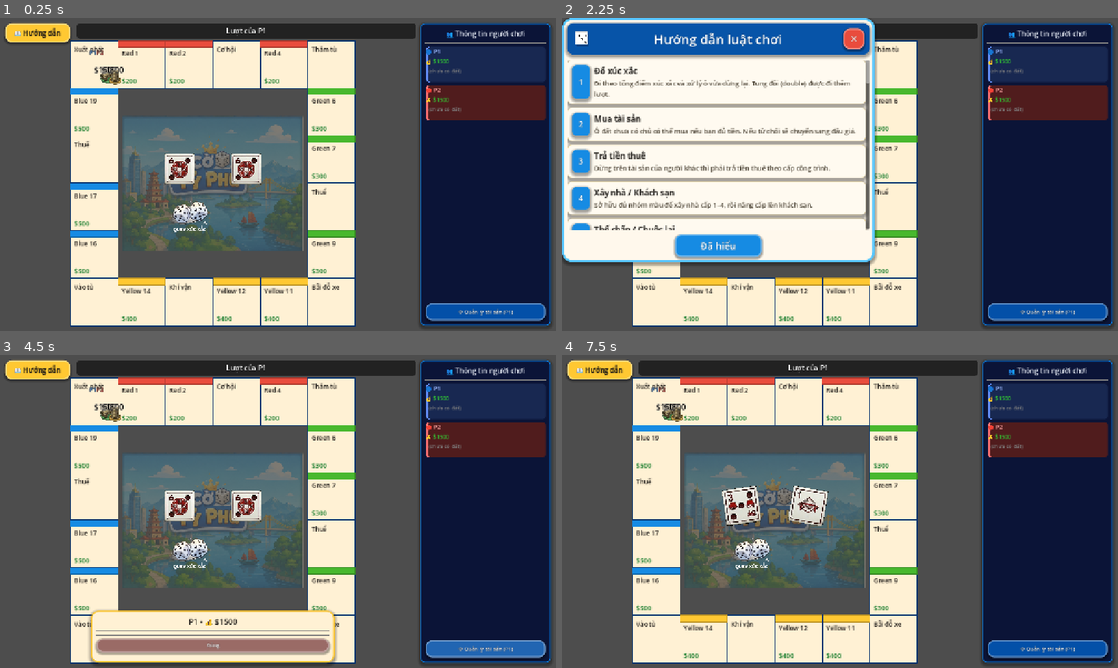
Above: before the commit, frames 1-4 (two rows, left to right).
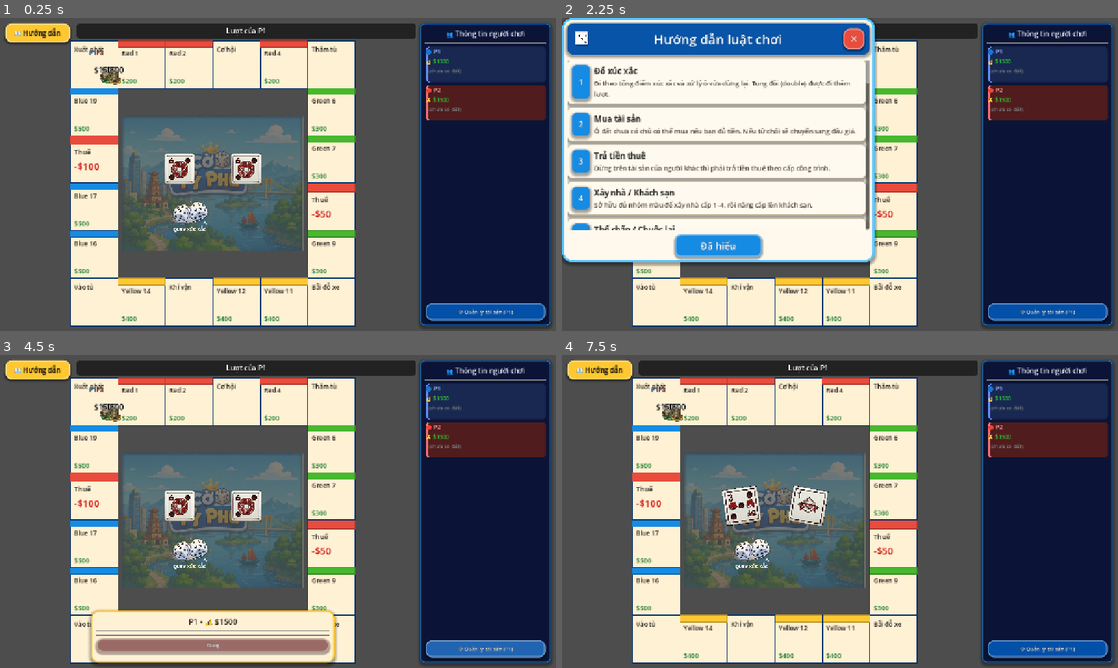
Above: after the commit, the same moments.

Repository: LeDaiNhan-23130215/Monopolime
Game: Godot game, scene res://monopolime.tscn
The game is run twice, just before and just after one commit, with the same random seed, the same clock (stepped at 60 frames per second) and the same inputs.
Inputs (mouse positions are in pixels of both pictures, inside the frame that each line leads up to):
- Up to frame 1 (0.25 s): no input
- Up to frame 2 (2.25 s): click "⚙ Quản lý tài sản (P1)" at 0.5 s; click "Đóng" at 1.25 s; click "📖 Hướng dẫn" at 2 s
- Up to frame 3 (4.5 s): click (211, 552) at 2.75 s; click "✕" at 3.5 s; click "⚙ Quản lý tài sản (P1)" at 4.25 s
- Up to frame 4 (7.5 s): click "Đóng" at 5 s; click "📖 Hướng dẫn" at 5.75 s; click "Đã hiểu" at 6.5 s; click (773, 552) at 7.25 s

The runs differ from the first frame. In frame 1, 0.7% of the frame differs, in the area x 12-64%, y 37-64%; in frame 2, 0.3%; in frame 3, 0.7%; in frame 4, 0.7%.

Commit message:
update: thêm vào trừ tiền hai ô thuế, thêm hiệu ứng trừ tiền để người chơi biết mình bị trừ tiền

Diff:
--- a/Cells/PropertyCell.gd
+++ b/Cells/PropertyCell.gd
@@ -206,13 +206,15 @@
 	if property_owner != null:
 		var pc = CoTyPhuPalette.player_color(property_owner.player_id)
 
-		# Nền màu nhạt
-		draw_rect(Rect2(0, 14, 100, 86), Color(pc.r, pc.g, pc.b, 0.15))
-		# Viền sáng
-		draw_rect(Rect2(0, 0, 100, 100), Color(pc.r, pc.g, pc.b, 0.85), false, 2.5)
+		# Nền màu đậm hơn để thấy rõ ai là chủ
+		draw_rect(Rect2(0, 14, 100, 86), Color(pc.r, pc.g, pc.b, 0.45))
+		# Dải màu đậm dưới đáy ô làm dấu chủ sở hữu nổi bật
+		draw_rect(Rect2(0, 86, 100, 14), pc)
+		# Viền dày, đậm bao quanh ô
+		draw_rect(Rect2(0, 0, 100, 100), pc.darkened(0.15), false, 4.0)
 		# Chấm tròn góc dưới phải
-		draw_circle(Vector2(88, 88), 7, pc)
-		draw_circle(Vector2(88, 88), 5, Color(1, 1, 1, 0.9))
+		draw_circle(Vector2(88, 88), 8, pc.darkened(0.2))
+		draw_circle(Vector2(88, 88), 5, Color(1, 1, 1, 0.95))
 
 	if is_mortgaged:
 		draw_rect(Rect2(0, 0, 100, 100), Color(0.1, 0.1, 0.1, 0.55))
--- a/Cells/TaxCell.gd
+++ b/Cells/TaxCell.gd
@@ -6,8 +6,49 @@
 
 	player.deduct_money(data.tax_amount)
 
+	# Hiệu ứng số tiền bay lên trên quân cờ (âm = trừ tiền, hiện màu đỏ)
+	if player.token and player.token.has_method("show_floating_money"):
+		player.token.show_floating_money(-data.tax_amount)
+
 	print(
 		player.name,
 		" đóng thuế ",
 		data.tax_amount
 	)
+
+
+func _draw():
+
+	# Vẽ nền + tên ô như Cell gốc
+	draw_rect(Rect2(0, 0, 100, 100), CoTyPhuPalette.CREAM, true)
+	draw_rect(Rect2(0, 0, 100, 100), CoTyPhuPalette.DEEP_BLUE, false, 2.0)
+
+	# Thanh tiêu đề màu đỏ cho ô thuế
+	draw_rect(Rect2(0, 0, 100, 18), CoTyPhuPalette.RED)
+	draw_rect(Rect2(0, 0, 100, 18), CoTyPhuPalette.RED.darkened(0.25), false, 1.0)
+
+	if data == null:
+		return
+
+	# Tên ô (Việt hóa: "Thuế")
+	draw_string(
+		ThemeDB.fallback_font,
+		Vector2(8, 40),
+		CoTyPhuPalette.display_name(data.cell_name),
+		HORIZONTAL_ALIGNMENT_LEFT,
+		84, 14,
+		CoTyPhuPalette.TEXT_DARK
+	)
+
+	# Số tiền thuế phải trả
+	var amount := 0
+	if data is TaxData:
+		amount = data.tax_amount
+	draw_string(
+		ThemeDB.fallback_font,
+		Vector2(8, 72),
+		"-$" + str(amount),
+		HORIZONTAL_ALIGNMENT_LEFT,
+		84, 20,
+		Color("#CC0000")
+	)
--- a/GameController.gd
+++ b/GameController.gd
@@ -484,6 +484,9 @@
 	# ── Tax ───────────────────────────────────────────────────────────
 	if cell.data is TaxData:
 		player.deduct_money(cell.data.tax_amount)
+		# Hiệu ứng trừ tiền bay lên trên quân cờ
+		if player.token and player.token.has_method("show_floating_money"):
+			player.token.show_floating_money(-cell.data.tax_amount)
 		if ui:
 			ui.show_message(player.name + " đóng thuế $" + str(cell.data.tax_amount))
 		return
@@ -671,8 +674,13 @@
 func process_payment(player: Player, receiver: Player, amount: int, _reason: String):
 	if player.state.balance >= amount:
 		player.deduct_money(amount)
+		# Hiệu ứng trừ tiền cho người trả, cộng tiền cho người nhận
+		if player.token and player.token.has_method("show_floating_money"):
+			player.token.show_floating_money(-amount)
 		if receiver:
 			receiver.add_money(amount)
+			if receiver.token and receiver.token.has_method("show_floating_money"):
+				receiver.token.show_floating_money(amount)
 	else:
 		handle_insufficient_funds(player, receiver, amount)
 	emit_signal("turn_action_completed")
--- a/scripts/Board.gd
+++ b/scripts/Board.gd
@@ -146,7 +146,7 @@
 		create_green_property(6),
 		create_green_property(7),
 
-		create_tax(8),
+		create_tax(8, 50),
 
 		create_green_property(9),
 
@@ -164,7 +164,7 @@
 		create_blue_property(16),
 		create_blue_property(17),
 
-		create_tax(18),
+		create_tax(18, 100),
 
 		create_blue_property(19)
 	]
@@ -302,7 +302,7 @@
 # Other Cells
 # =========================
 
-func create_tax(index):
+func create_tax(index, amount := 100):
 
 	var data = TaxData.new()
 
@@ -310,7 +310,7 @@
 	data.cell_type = CellType.Type.TAX
 	data.cell_name = "Tax"
 
-	data.tax_amount = 200
+	data.tax_amount = amount
 
 	return data
 
Not shown, removed: monopolime.tscn274331025.tmp
